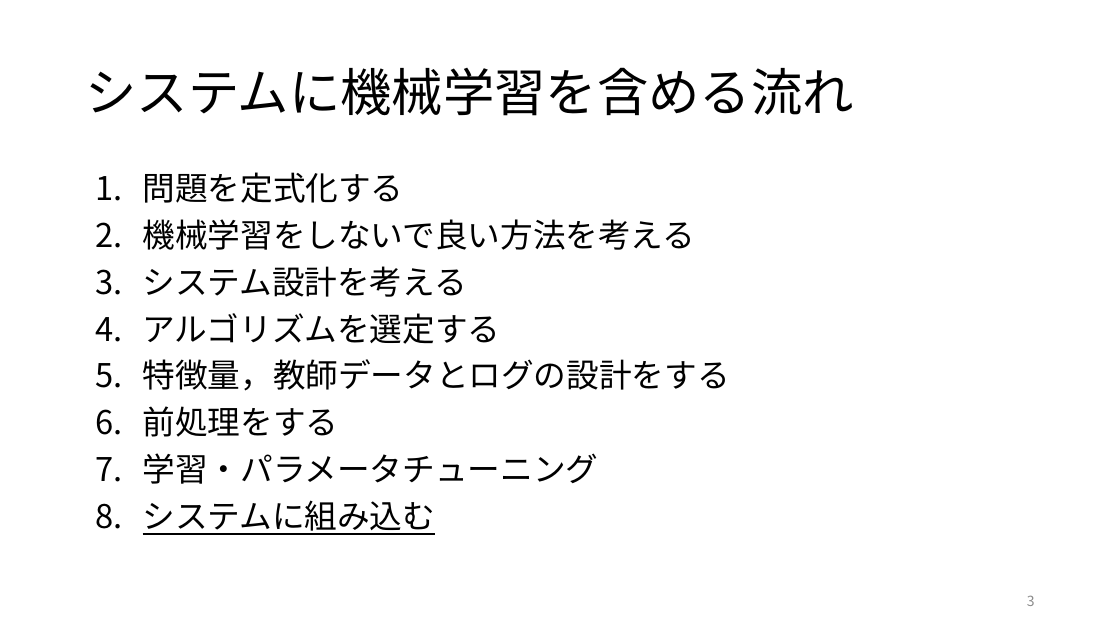
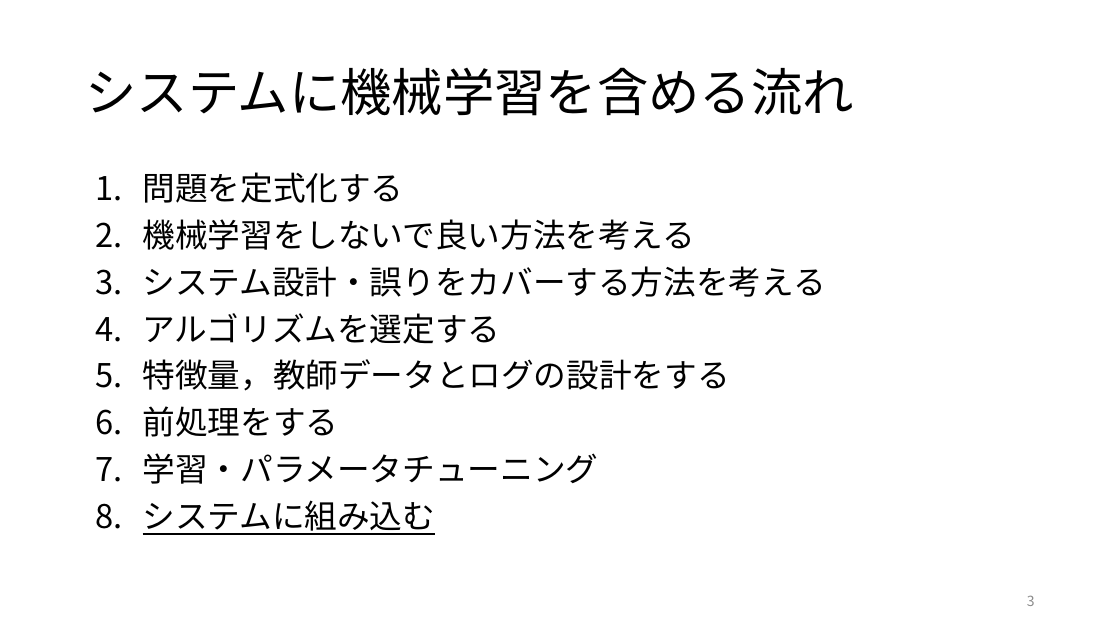
Before and after one commit to ryosuke-ku/Rinko, a slide deck: slide 3 of 仕事ではじめる機械学習第4章.pptx. Drawn at 1120x630 pixels with LibreOffice and Linux fonts; fonts in the diff are those of the drawing. Boxes give left, top, right and bottom in pixels: in the first picture for what was removed or moved away, otherwise in the second. Text is boxed around its words. In the diff, an @@ line names an element or a change of style, - is before the commit and + after.

```diff
--- a/仕事ではじめる機械学習第4章.pptx
+++ b/仕事ではじめる機械学習第4章.pptx
@@ text at box(143, 266, 826, 297): text changed @@
-3. システム設計を考える
+3. システム設計・誤りをカバーする方法を考える
```
Also in this commit, not shown: 5 other slides changed, 3 other files.
